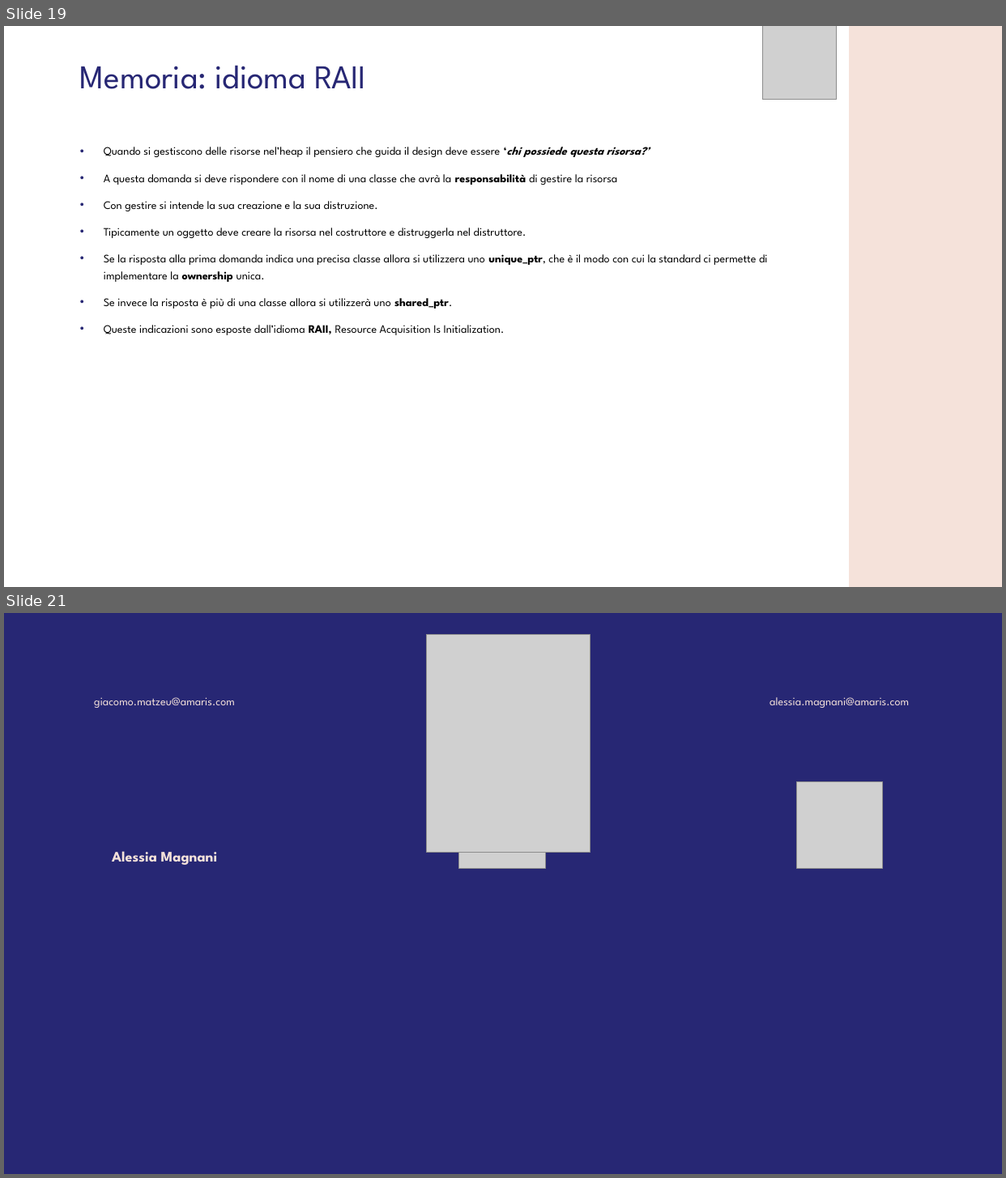
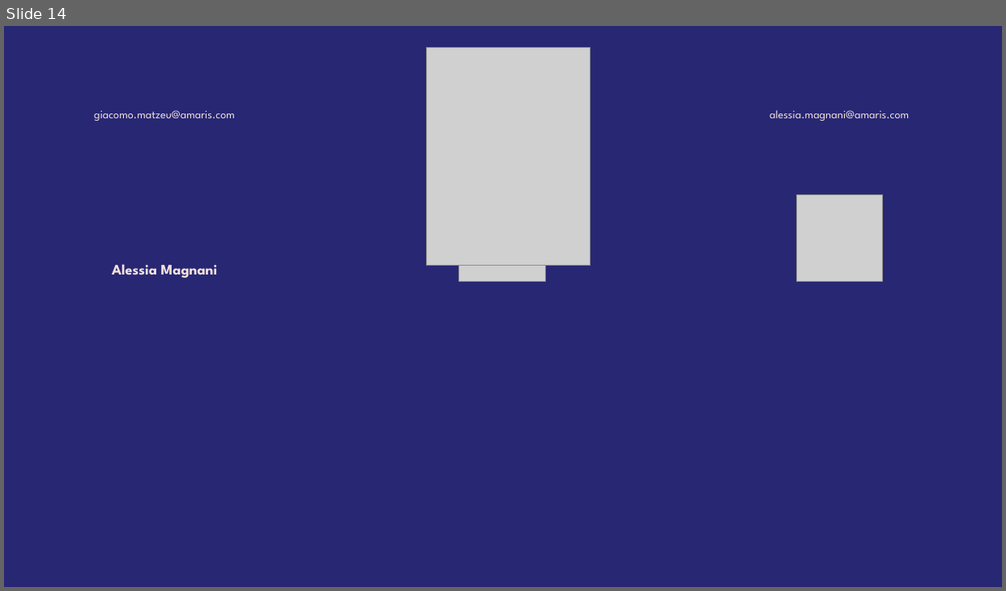
Before and after one commit to GMATZEU42/WS, a slide deck: WS04/WS_4.odp. Shown one above the other, each under a label of ours: slides 19 and 21 before the commit, slide 14 after it; the slides between them are not shown. The pictures are 1006x1178 and 1006x591 pixels, drawn with LibreOffice and Linux fonts; fonts in the diff are those of the drawing; grey boxes stand for pictures; background and template pictures are left out. Boxes give left, top, right and bottom in pixels: in the first picture for what was removed or moved away, otherwise in the second. Text is boxed around its words. In the diff, an @@ line names an element or a change of style, - is before the commit and + after.

```diff
--- a/WS04/WS_4.odp
+++ b/WS04/WS_4.odp
@@ slide 19 removed at [4,26,1002,587], background #FFFFFF @@
@@ picture removed at [762,26,837,100] @@
@@ freeform shape removed at [849,26,1002,587] @@
@@ title removed at [80,65,366,89] @@
-Memoria: idioma RAII
@@ text removed at [104,147,768,335] @@
-• Quando si gestiscono delle risorse nel’heap il pensiero che guida il design deve essere ‘chi possiede questa risorsa?’
-• A questa domanda si deve rispondere con il nome di una classe che avrà la responsabilità di gestire la risorsa
-• Con gestire si intende la sua creazione e la sua distruzione.
-• Tipicamente un oggetto deve creare la risorsa nel costruttore e distruggerla nel distruttore.
-• Se la risposta alla prima domanda indica una precisa classe allora si utilizzera uno unique_ptr, che è il modo con cui la standard ci permette di implementare la ownership unica.
-• Se invece la risposta è più di una classe allora si utilizzerà uno shared_ptr.
-• Queste indicazioni sono esposte dall’idioma RAII, Resource Acquisition Is Initialization.
@@ what was slide 21 is now slide 14 @@
```
Also in this commit, not shown: 1 slide changed, 4 slides added, 10 other slides removed, 2 other files.
